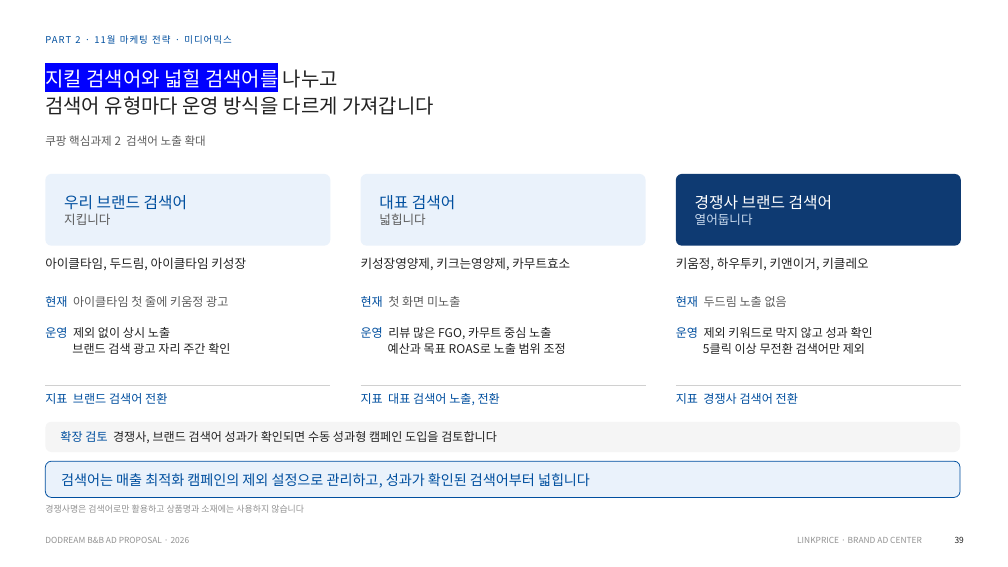
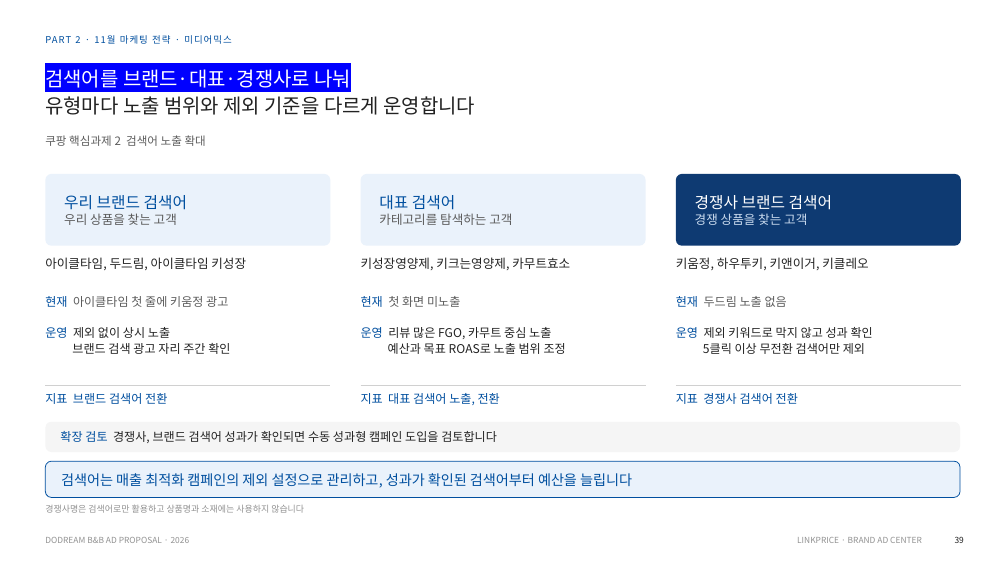
Before and after one commit to sonnet24/mypage, a slide deck: slide 39 of 두드림_11월_광고운영제안서_Ver4_수정.pptx. Drawn at 1008x567 pixels with LibreOffice and Linux fonts; fonts in the diff are those of the drawing. Boxes give left, top, right and bottom in pixels: in the first picture for what was removed or moved away, otherwise in the second. Text is boxed around its words. In the diff, an @@ line names an element or a change of style, - is before the commit and + after.

```diff
--- a/두드림_11월_광고운영제안서_Ver4_수정.pptx
+++ b/두드림_11월_광고운영제안서_Ver4_수정.pptx
@@ text at (45,65,475,115): text changed @@
-지킬 검색어와 넓힐 검색어를 나누고
-검색어 유형마다 운영 방식을 다르게 가져갑니다
+검색어를 브랜드·대표·경쟁사로 나눠
+유형마다 노출 범위와 제외 기준을 다르게 운영합니다
@@ text at (64,213,177,225): text changed @@
-지킵니다
+우리 상품을 찾는 고객
@@ text at (379,213,512,225): text changed @@
-넓힙니다
+카테고리를 탐색하는 고객
@@ text at (695,213,807,225): text changed @@
-열어둡니다
+경쟁 상품을 찾는 고객
@@ text at (61,473,632,488): text changed @@
-검색어는 매출 최적화 캠페인의 제외 설정으로 관리하고, 성과가 확인된 검색어부터 넓힙니다
+검색어는 매출 최적화 캠페인의 제외 설정으로 관리하고, 성과가 확인된 검색어부터 예산을 늘립니다
```
Also in this commit, not shown: 1 other slide changed.
